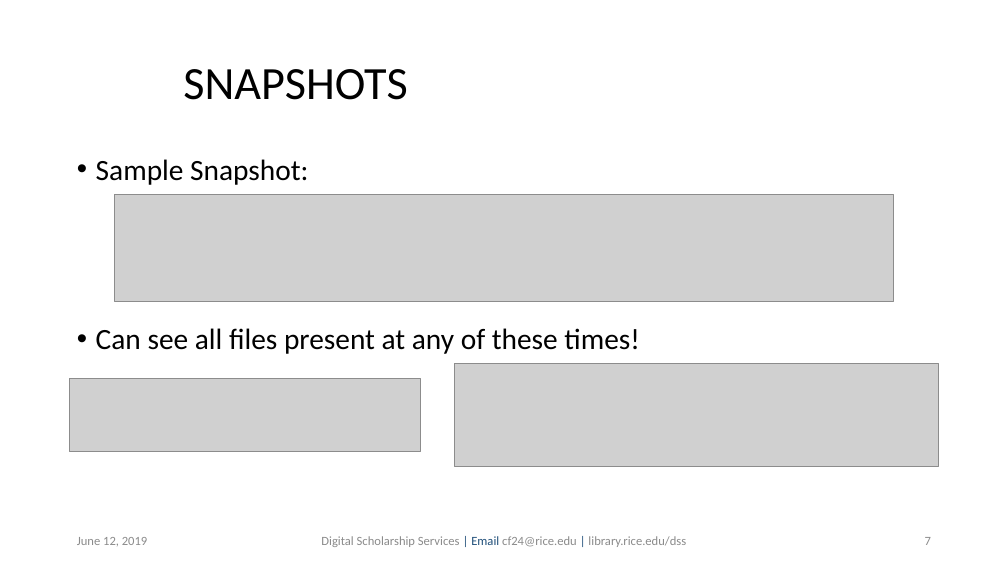
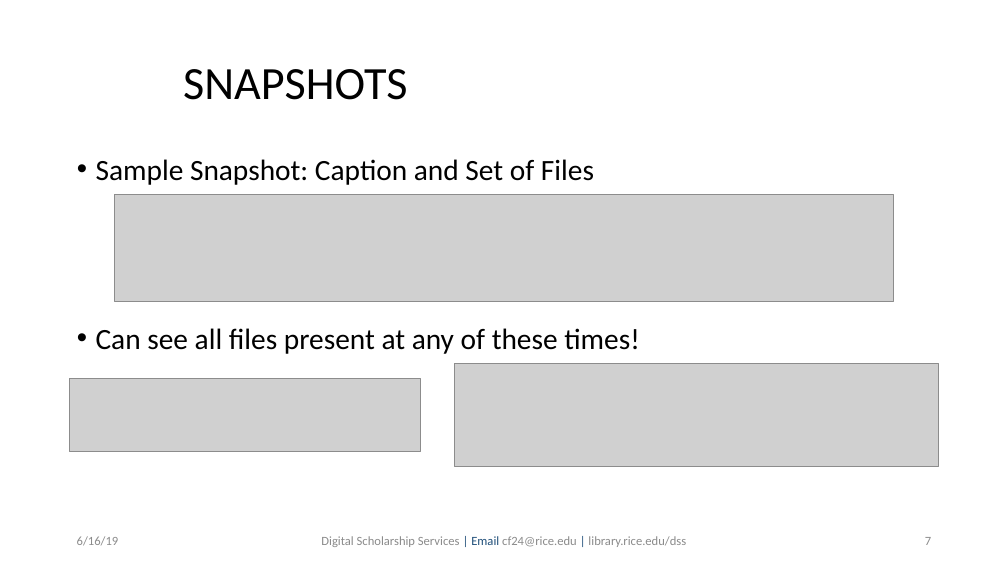
Before and after one commit to bakitybacon/rice-data-and-donuts, a slide deck: slide 7 of github/Introduction to Git & GitHub.pptx. Drawn at 1008x567 pixels with LibreOffice and Linux fonts; fonts in the diff are those of the drawing; grey boxes stand for pictures; background and template pictures are left out. Boxes give left, top, right and bottom in pixels: in the first picture for what was removed or moved away, otherwise in the second. Text is boxed around its words. In the diff, an @@ line names an element or a change of style, - is before the commit and + after.

```diff
--- a/github/Introduction to Git & GitHub.pptx
+++ b/github/Introduction to Git & GitHub.pptx
@@ text at box(96, 159, 594, 185): text changed @@
-• Sample Snapshot:
+• Sample Snapshot: Caption and Set of Files
@@ text at box(77, 536, 119, 546): text changed; text colour #8C8C8C to #8B8B8B @@
-June 12, 2019
+6/16/19
```
Also in this commit, not shown: 43 other slides changed, 1 slide added, 1 other file.
